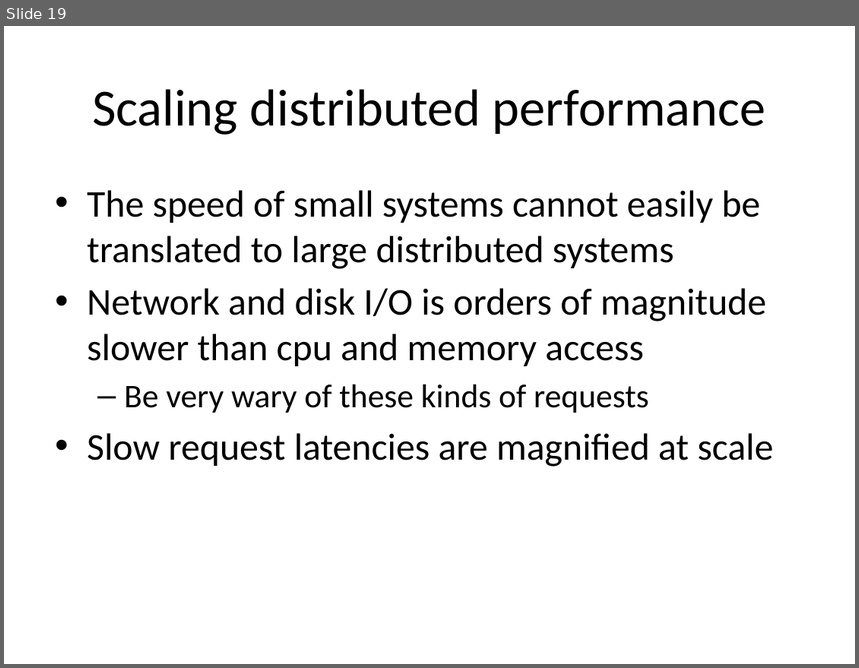
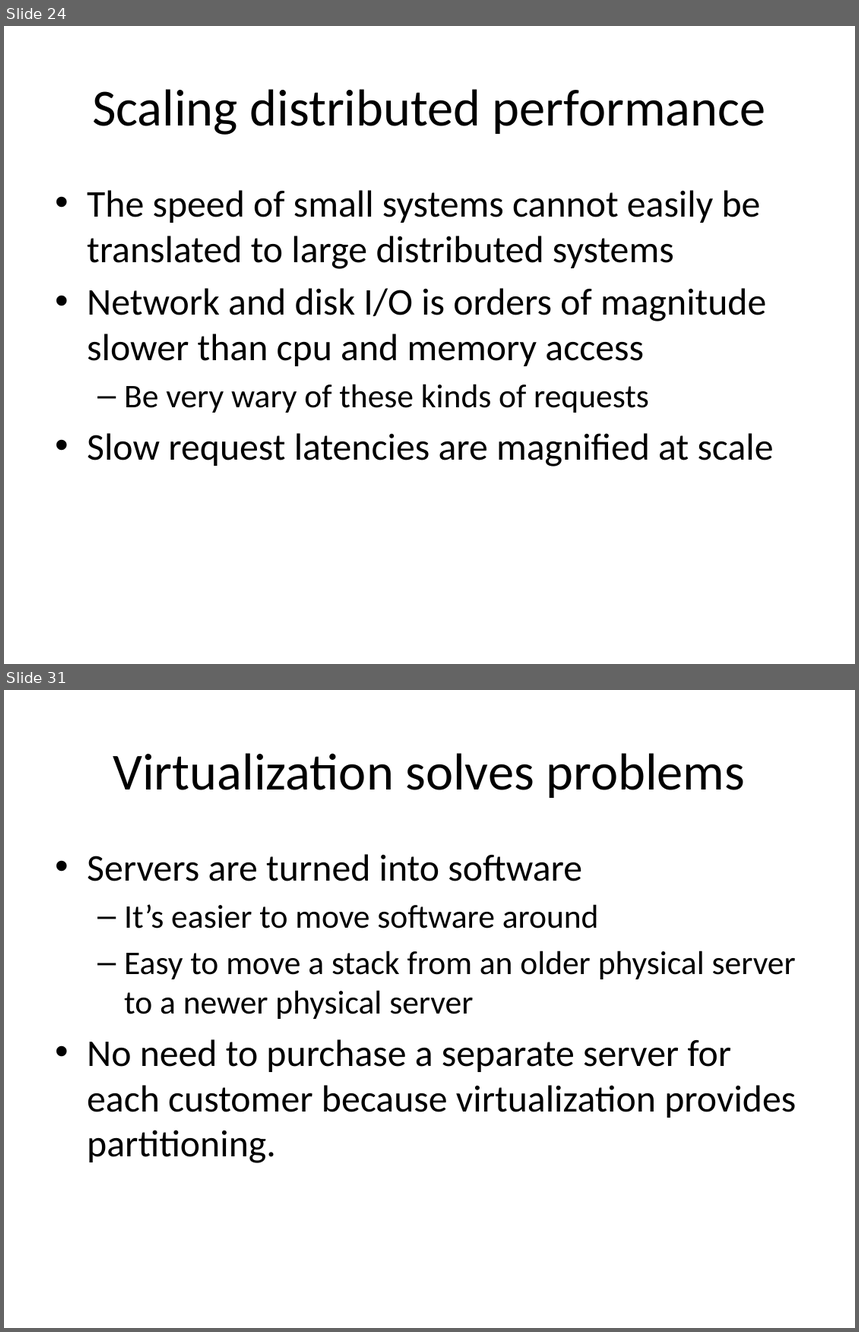
Before and after one commit to jasondbaker/infrastructure-class, a slide deck: infrastructure-week-3.pptx. Shown one above the other, each under a label of ours: slide 19 before the commit, slides 24 and 31 after it; the slides between them are not shown. The pictures are 859x668 and 859x1332 pixels, drawn with LibreOffice and Linux fonts; fonts in the diff are those of the drawing. Boxes give left, top, right and bottom in pixels: in the first picture for what was removed or moved away, otherwise in the second. Text is boxed around its words. In the diff, an @@ line names an element or a change of style, - is before the commit and + after.

```diff
--- a/infrastructure-week-3.pptx
+++ b/infrastructure-week-3.pptx
@@ slide 31 added at (4,690,855,1328), background #FFFFFF @@
@@ title added at (113,753,745,798), 44 pt, text #000000 @@
+Virtualization solves problems
@@ text added at (87,854,796,1163), 32 pt, text #000000 @@
+• Servers are turned into software
+  – It’s easier to move software around
+  – Easy to move a stack from an older physical server to a newer physical server
+• No need to purchase a separate server for each customer because virtualization provides partitioning.
@@ what was slide 19 is now slide 24 @@
```
Also in this commit, not shown: 3 slides changed, 23 other slides added, 1 slide removed, 6 other files.
